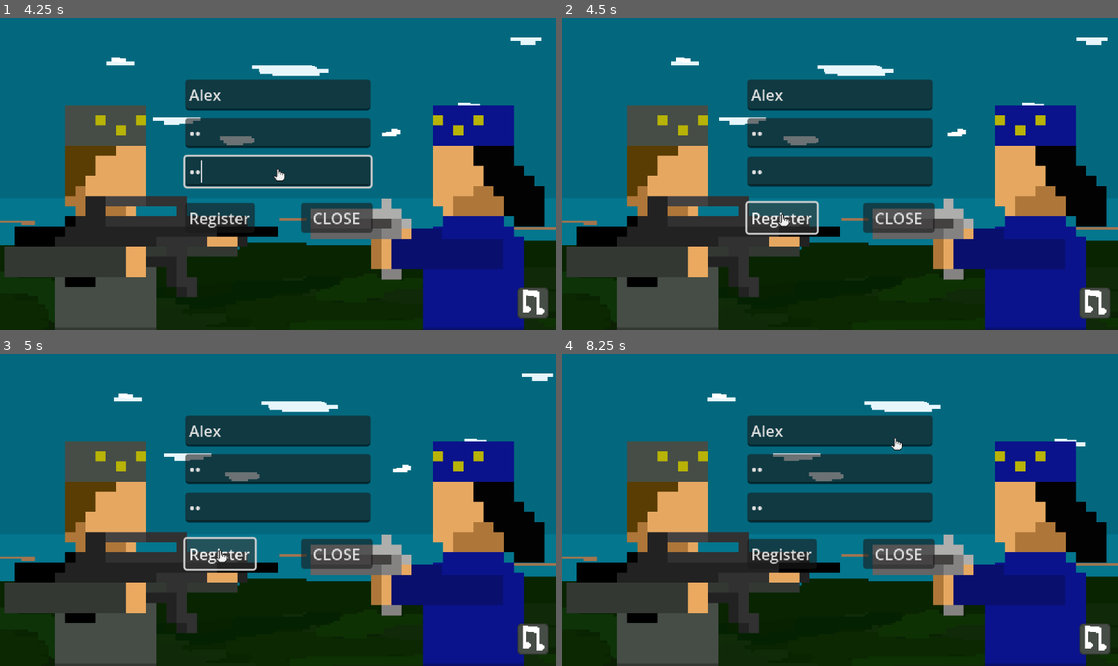
Above: before the commit, frames 1-4 (two rows, left to right).
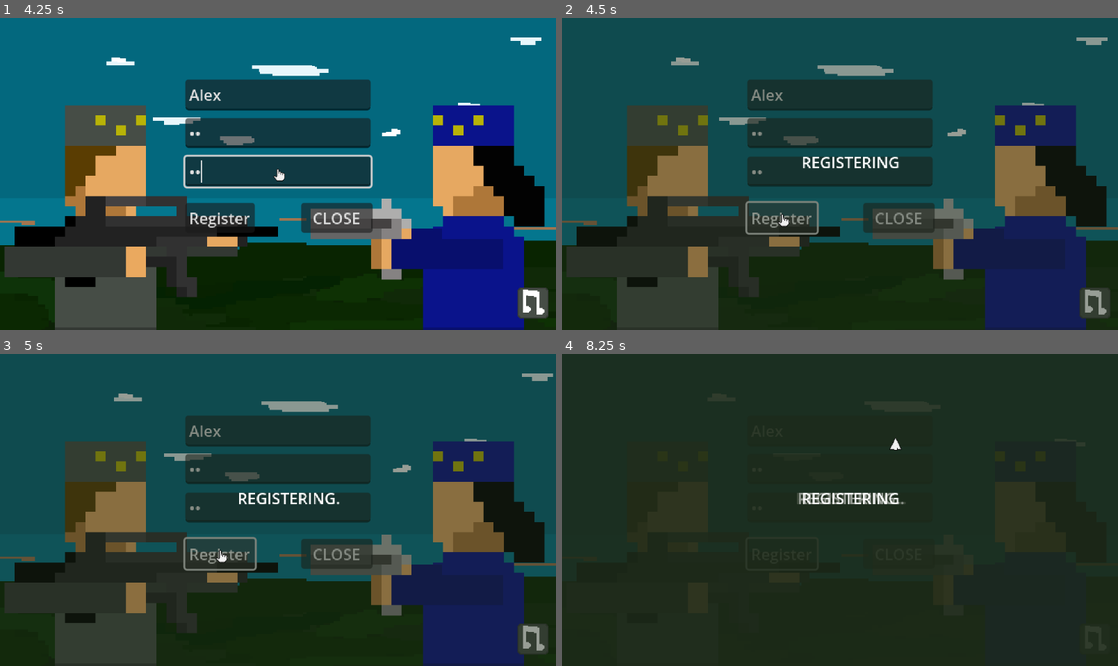
Above: after the commit, the same moments.

Repository: NevenIlincic/Commanders-Defense
Game: Godot game, scene res://Scenes/Main_Menu.tscn
The game is run twice, just before and just after one commit, with the same random seed, the same clock (stepped at 60 frames per second) and the same inputs.
Inputs (mouse positions are in pixels of both pictures, inside the frame that each line leads up to):
- Up to frame 1 (4.25 s): click (211, 77) at 0.52 s; type "Alex" at 0.6 s; click (366, 77) at 0.75 s; type "12" at 0.83 s; click (283, 149) at 1.25 s; click (283, 149) at 2 s; click "Register" at 2.75 s; click (278, 96) at 3.52 s; type "Alex" at 3.6 s; click (278, 133) at 3.75 s; type "12" at 3.83 s; click (278, 170) at 3.98 s; type "12" at 4.07 s
- Up to frame 2 (4.5 s): click "Register" at 4.25 s
- Up to frame 3 (5 s): no input
- Up to frame 4 (8.25 s): tap Enter (chat) at 5, 5.1 s; move the mouse to (962, 494) at 5.02 s; hold D (right) 5.03-5.75 s; click (962, 494) at 5.17 s; tap W (jump) at 5.27, 7.52 s; click (1095, 637) at 5.75 s; click (1095, 637) at 6.52 s; move the mouse to (728, 525) at 7.27 s; hold A (left) 7.28-8.03 s; click (728, 525) at 7.35 s; move the mouse to (895, 441) at 8.02 s; hold D (right) from 8.03 s (still down); tap Space (show_hide_chat) at 8.1 s

Frame 1 is identical in both runs. In frame 2, 62% of the frame differs, in the area x 0-100%, y 0-100%; in frame 3, 62%; in frame 4, 79%.

Commit message:
[ADD] Loading messages

Diff:
--- a/Godot/Classes/Command/player_move_command.gd
+++ b/Godot/Classes/Command/player_move_command.gd
@@ -59,7 +59,7 @@
 
 		self.player.global_position.y -= 1.0
 
-	if self.player.ray_shape_top.is_colliding() and self.player.vertical_velocity < 0:
+	if self.player.ray_shape_top.is_colliding() and self.player.vertical_velocity < 0 :
 		var normal = self.player.ray_shape_top.get_collision_normal(0)
 		if normal.y > 0.5:
 			self.player.vertical_velocity = 0.0
--- /dev/null
+++ b/Godot/Scenes/Effects/Loading_Message.tscn
@@ -0,0 +1,71 @@
+[gd_scene load_steps=5 format=3 uid="uid://0nox1qbspaix"]
+
+[ext_resource type="Script" uid="uid://cqrbvsu7n2a6q" path="res://Scenes/Effects/loading_message.gd" id="1_uectt"]
+
+[sub_resource type="Animation" id="Animation_21dxe"]
+resource_name = "Dots_Animation"
+length = 2.0
+loop_mode = 1
+tracks/0/type = "value"
+tracks/0/imported = false
+tracks/0/enabled = true
+tracks/0/path = NodePath("HBoxContainer/Dots_Label:text")
+tracks/0/interp = 1
+tracks/0/loop_wrap = true
+tracks/0/keys = {
+"times": PackedFloat32Array(0, 0.5, 1, 1.5),
+"transitions": PackedFloat32Array(1, 1, 1, 1),
+"update": 1,
+"values": ["", ".", "..", "..."]
+}
+
+[sub_resource type="Animation" id="Animation_uectt"]
+length = 0.001
+tracks/0/type = "value"
+tracks/0/imported = false
+tracks/0/enabled = true
+tracks/0/path = NodePath("HBoxContainer/Dots_Label:text")
+tracks/0/interp = 1
+tracks/0/loop_wrap = true
+tracks/0/keys = {
+"times": PackedFloat32Array(0),
+"transitions": PackedFloat32Array(1),
+"update": 1,
+"values": [""]
+}
+
+[sub_resource type="AnimationLibrary" id="AnimationLibrary_uectt"]
+_data = {
+&"Dots_Animation": SubResource("Animation_21dxe"),
+&"RESET": SubResource("Animation_uectt")
+}
+
+[node name="LoadingMessage" type="Node2D"]
+script = ExtResource("1_uectt")
+
+[node name="ColorRect" type="ColorRect" parent="."]
+offset_right = 600.0
+offset_bottom = 355.0
+color = Color(0.11372549, 0.16470589, 0.09803922, 0.4627451)
+
+[node name="HBoxContainer" type="HBoxContainer" parent="."]
+offset_right = 600.0
+offset_bottom = 300.0
+theme_override_constants/separation = 0
+alignment = 1
+
+[node name="Message_Label" type="Label" parent="HBoxContainer"]
+texture_filter = 1
+texture_repeat = 1
+layout_mode = 2
+text = "LOADING"
+horizontal_alignment = 1
+vertical_alignment = 1
+
+[node name="Dots_Label" type="Label" parent="HBoxContainer"]
+layout_mode = 2
+
+[node name="AnimationPlayer" type="AnimationPlayer" parent="."]
+libraries = {
+&"": SubResource("AnimationLibrary_uectt")
+}
--- /dev/null
+++ b/Godot/Scenes/Effects/loading_message.gd
@@ -0,0 +1,17 @@
+extends Node2D
+class_name LoadingMessage
+
+@onready var animation_player: AnimationPlayer = $AnimationPlayer
+@onready var message_label: Label = $HBoxContainer/Message_Label
+
+var message_to_show: String
+var should_show_animation: bool
+
+func _ready() -> void:
+	message_label.text = message_to_show
+	if should_show_animation:
+		animation_player.play("Dots_Animation")
+
+func setup(message: String, show_animation: bool):
+	message_to_show = message
+	should_show_animation = show_animation
--- a/Godot/Scenes/Main_Menu.tscn
+++ b/Godot/Scenes/Main_Menu.tscn
@@ -288,6 +288,10 @@
 offset_bottom = 312.0
 texture_normal = ExtResource("21_w5jp5")
 texture_hover = ExtResource("22_pj5sj")
+
+[node name="Connection_Lost_Timer" type="Timer" parent="."]
+wait_time = 2.0
+one_shot = true
 
 [connection signal="mouse_entered" from="Main_Menu_Elements/Start_Button" to="." method="_on_start_button_mouse_entered"]
 [connection signal="mouse_exited" from="Main_Menu_Elements/Start_Button" to="." method="_on_start_button_mouse_exited"]
@@ -318,3 +322,4 @@
 [connection signal="mouse_entered" from="Music_Button_Muted" to="." method="_on_music_button_muted_mouse_entered"]
 [connection signal="mouse_exited" from="Music_Button_Muted" to="." method="_on_music_button_muted_mouse_exited"]
 [connection signal="pressed" from="Music_Button_Muted" to="." method="_on_music_button_muted_pressed"]
+[connection signal="timeout" from="Connection_Lost_Timer" to="." method="_on_connection_lost_timer_timeout"]
--- a/Godot/Scenes/Player.tscn
+++ b/Godot/Scenes/Player.tscn
@@ -123,7 +123,7 @@
 [sub_resource type="FontVariation" id="FontVariation_yoq75"]
 
 [sub_resource type="RectangleShape2D" id="RectangleShape2D_lslt6"]
-size = Vector2(16, 8)
+size = Vector2(16, 10)
 
 [sub_resource type="RectangleShape2D" id="RectangleShape2D_ulo2v"]
 size = Vector2(8, 32)
@@ -132,7 +132,7 @@
 size = Vector2(8, 32)
 
 [sub_resource type="RectangleShape2D" id="RectangleShape2D_1e7my"]
-size = Vector2(15.36, 8)
+size = Vector2(16, 8)
 
 [sub_resource type="RectangleShape2D" id="RectangleShape2D_kyqiw"]
 size = Vector2(2, 20)
@@ -305,10 +305,10 @@
 position = Vector2(-205.45456, -134.54546)
 
 [node name="ray_shape_top" type="ShapeCast2D" parent="Visuals"]
-position = Vector2(0, -12.8)
+position = Vector2(0, -16)
 shape = SubResource("RectangleShape2D_lslt6")
 target_position = Vector2(0, 0)
-margin = 0.01
+margin = 0.2
 collision_mask = 2
 collide_with_areas = true
 collide_with_bodies = false
@@ -317,7 +317,6 @@
 position = Vector2(-4.8, 0)
 shape = SubResource("RectangleShape2D_ulo2v")
 target_position = Vector2(0, 0)
-margin = 0.32
 collision_mask = 2
 collide_with_areas = true
 collide_with_bodies = false
@@ -334,6 +333,7 @@
 position = Vector2(0, 12)
 shape = SubResource("RectangleShape2D_1e7my")
 target_position = Vector2(0, 0)
+margin = 0.2
 collision_mask = 2
 collide_with_areas = true
 collide_with_bodies = false
--- a/Godot/Scenes/Test_Scene.tscn
+++ b/Godot/Scenes/Test_Scene.tscn
@@ -126,7 +126,6 @@
 collision_mask = 3
 
 [node name="CollisionShape2D" type="CollisionShape2D" parent="Right_Wall/Area2D"]
-position = Vector2(0, -124)
 shape = SubResource("RectangleShape2D_jq7r5")
 
 [node name="ground_1" type="StaticBody2D" parent="." groups=["solids"]]
--- a/Godot/Scenes/main_menu.gd
+++ b/Godot/Scenes/main_menu.gd
@@ -1,4 +1,6 @@
 extends Node2D
+
+const LOADING_MESSAGE_SCENE = preload("res://Scenes/Effects/Loading_Message.tscn")
 
 @onready var start_button: TextureButton = $Main_Menu_Elements/Start_Button
 @onready var quit_button: TextureButton = $Main_Menu_Elements/Quit_Button
@@ -20,12 +22,21 @@
 
 
 @onready var hover_click_sound: AudioStreamPlayer2D = $"Hover-Click_Sound"
+
+@onready var connection_lost_timer: Timer = $Connection_Lost_Timer
+
+var loading_message: LoadingMessage
 # Called when the node enters the scene tree for the first time.
 func _ready() -> void:
 	Signals.CHANGE_TO_SCENE_SIGNAL.connect(change_scene)
+	Signals.HIDE_LOADING_MESSAGE.connect(hide_loading_message)
+	Signals.SHOW_LOADING_MESSAGE.connect(show_loading_message)
 	SoundHandler.play_background_music(SoundHandler.TI_SE_SAMO_USUDI)
 	show_main_menu_elements()
-
+	if Network.is_conenction_with_websocket_lost:
+		Network.is_conenction_with_websocket_lost = false
+		connection_lost_timer.start()
+		show_loading_message("Lost connection with the server!")
 
 # Called every frame. 'delta' is the elapsed time since the previous frame.
 func _process(delta: float) -> void:
@@ -37,6 +48,18 @@
 	if entered_nickname != "" and entered_password!= "":
 		hover_click_sound.play()
 		MyHttpHandler.login(entered_nickname, entered_password)
+		loading_message = LOADING_MESSAGE_SCENE.instantiate()
+		loading_message.setup("LOGGIN IN", true)
+		add_child(loading_message)
+
+func show_loading_message(message: String):
+	loading_message = LOADING_MESSAGE_SCENE.instantiate()
+	loading_message.setup(message, false)
+	add_child(loading_message)
+
+func hide_loading_message():
+	if loading_message:
+		loading_message.queue_free()
 
 
 func show_main_menu_elements():
@@ -94,7 +117,9 @@
 		return
 
 	MyHttpHandler.register(register_nickname_input.text, register_password_input.text)
-
+	var loading_message: LoadingMessage = LOADING_MESSAGE_SCENE.instantiate()
+	loading_message.setup("REGISTERING", true)
+	add_child(loading_message)
 
 func _on_music_button_mouse_entered() -> void:
 	CustomCursor.set_pointer_cursor_visible()
@@ -155,3 +180,8 @@
 	CustomCursor.set_pointer_cursor_visible()
 func _on_register_menu_close_button_mouse_exited() -> void:
 	CustomCursor.set_regular_cursor_visible()
+
+
+func _on_connection_lost_timer_timeout() -> void:
+	if loading_message:
+		loading_message.queue_free()
--- a/Godot/Scenes/player.gd
+++ b/Godot/Scenes/player.gd
@@ -27,7 +27,6 @@
 
 var players_kill_images: Dictionary = { }
 var HP: int = 100
-
 
 @onready var animation_player: AnimationPlayer = $AnimationPlayer
 @onready var walking_sprite: Sprite2D = $Visuals/walking_sprite
@@ -284,7 +283,7 @@
 				apply_movement_correction(input_item, PHYSICS_DELTA)
 			state_history = state_history.slice(match_index + 1)
 		else:
-			var base_lerp_speed = 1.5
+			var base_lerp_speed = 15.0
 			if Network.current_ping > 150:
 				base_lerp_speed = 15.0
 			elif Network.current_ping > 200:
--- a/Godot/Scripts/Autoload/MyHttpHandler.gd
+++ b/Godot/Scripts/Autoload/MyHttpHandler.gd
@@ -41,7 +41,7 @@
 
 func _on_register_completed(result, response_code, headers, body, http_node):
 	http_node.queue_free()
-	print(response_code)
+	Signals.HIDE_LOADING_MESSAGE.emit()
 	if response_code == 201: #CREATED
 		var buffer = StreamPeerBuffer.new()
 		buffer.data_array = body
@@ -89,6 +89,7 @@
 
 func _on_login_completed(result, response_code, headers, body, http_node):
 	http_node.queue_free()
+	Signals.HIDE_LOADING_MESSAGE.emit()
 	print(response_code)
 	if response_code == 200: #OK
 		var buffer = StreamPeerBuffer.new()
--- a/Godot/Scripts/Autoload/Network.gd
+++ b/Godot/Scripts/Autoload/Network.gd
@@ -15,6 +15,7 @@
 var websocket_address = null
 
 var is_connected_to_websocket: bool = false
+var is_conenction_with_websocket_lost: bool = false
 
 var my_id: int = -1
 var my_nickname: String = ""
@@ -157,6 +158,12 @@
 func handle_websocket_connection():
 	var state = websocket.get_ready_state()
 	if state == WebSocketPeer.STATE_CLOSED:
+		if is_connected_to_websocket:
+			Signals.SHOW_LOADING_MESSAGE.emit("Connection with the server lost!")
+			is_conenction_with_websocket_lost = true
+			MyHttpHandler.logout()
+			disconnect_from_socket()
+			get_tree().change_scene_to_file("res://Scenes/Main_Menu.tscn")
 		is_connected_to_websocket = false
 		return
 
--- a/Godot/Scripts/Autoload/Signals.gd
+++ b/Godot/Scripts/Autoload/Signals.gd
@@ -23,3 +23,6 @@
 
 #MAIN MENU SIGNALS
 signal REGISTRATION_COMPLETE()
+
+signal HIDE_LOADING_MESSAGE()
+signal SHOW_LOADING_MESSAGE(message: String)
Not shown, added: Godot/Scenes/Effects/loading_message.gd.uid
